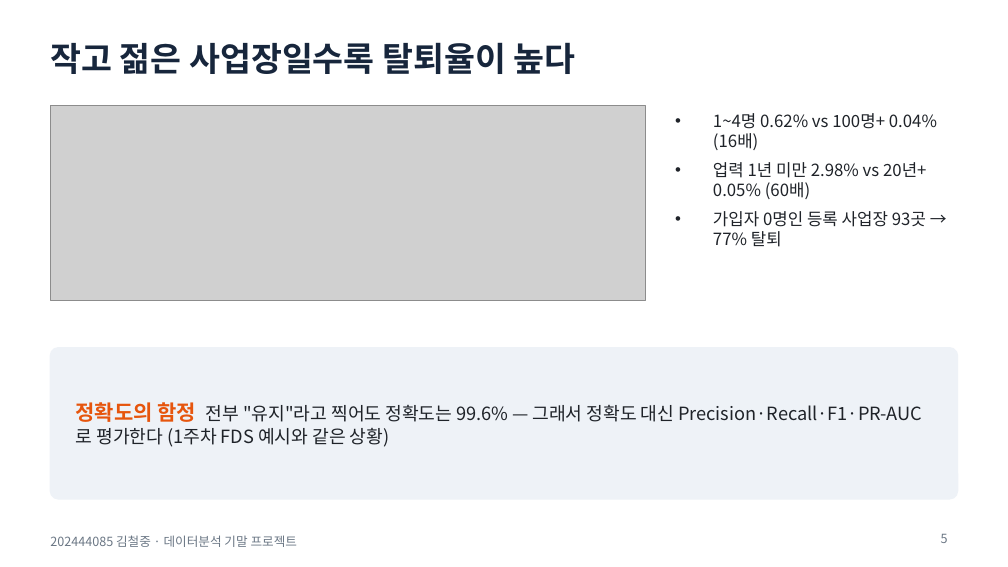
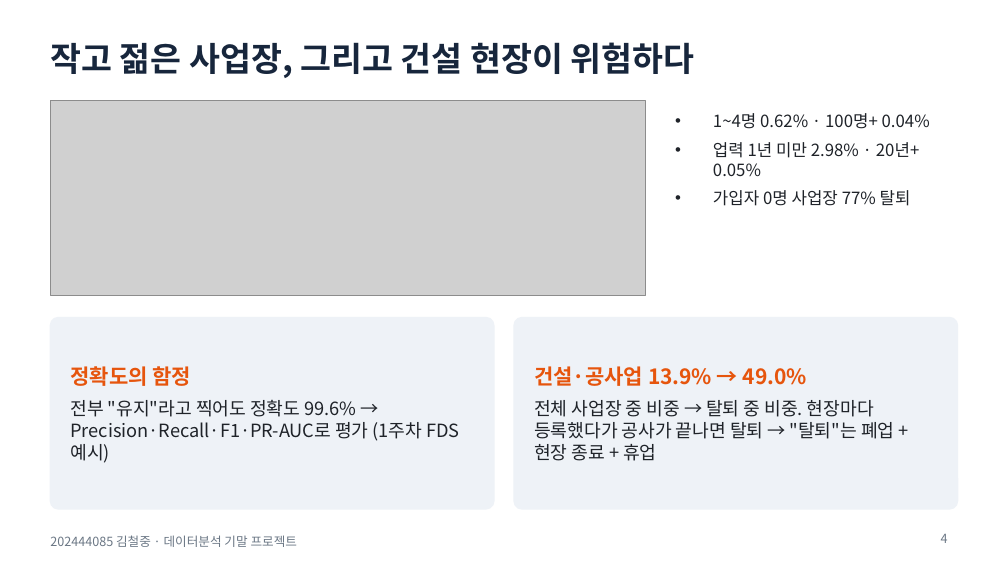
Before and after one commit to cholin3721/NPS-Workplace-Exit-Prediction, a slide deck: slide 4 of docs/202444085_김철중_기말프로젝트_발표.pptx (slide 5 before the commit). Drawn at 1008x567 pixels with LibreOffice and Linux fonts; fonts in the diff are those of the drawing; grey boxes stand for pictures. Boxes give left, top, right and bottom in pixels: in the first picture for what was removed or moved away, otherwise in the second. Text is boxed around its words. In the diff, an @@ line names an element or a change of style, - is before the commit and + after.

```diff
--- a/docs/202444085_김철중_기말프로젝트_발표.pptx
+++ b/docs/202444085_김철중_기말프로젝트_발표.pptx
@@ title at [50, 42, 695, 78]: text changed @@
-작고 젊은 사업장일수록 탈퇴율이 높다
+작고 젊은 사업장, 그리고 건설 현장이 위험하다
@@ picture: place and size @@
-picture at [50, 106, 645, 300]
+picture at [50, 101, 645, 295]
@@ text at [713, 113, 930, 206]: text changed @@
-• 1~4명 0.62% vs 100명+ 0.04% (16배)
-• 업력 1년 미만 2.98% vs 20년+ 0.05% (60배)
-• 가입자 0명인 등록 사업장 93곳 → 77% 탈퇴
+• 1~4명 0.62% · 100명+ 0.04%
+• 업력 1년 미만 2.98% · 20년+ 0.05%
+• 가입자 0명 사업장 77% 탈퇴
@@ rounded rectangle: place and size @@
-rounded rectangle at [50, 348, 958, 499]
+rounded rectangle at [50, 318, 494, 509]
@@ rounded rectangle at [50, 318, 494, 509]: proportions changed @@
@@ rounded rectangle added at [514, 318, 958, 509], fill #EEF2F7, outline #EEF2F7 1 pt @@
@@ text at [71, 366, 459, 463]: text changed @@
-정확도의 함정 전부 "유지"라고 찍어도 정확도는 99.6% — 그래서 정확도 대신 Precision·Recall·F1·PR-AUC로 평가한다 (1주차 FDS 예시와 같은 상황)
+정확도의 함정
+전부 "유지"라고 찍어도 정확도 99.6% → Precision·Recall·F1·PR-AUC로 평가 (1주차 FDS 예시)
@@ text added at [534, 366, 894, 461], 13 pt, text #1F2329 @@
+건설·공사업 13.9% → 49.0%
+전체 사업장 중 비중 → 탈퇴 중 비중. 현장마다 등록했다가 공사가 끝나면 탈퇴 → "탈퇴"는 폐업 + 현장 종료 + 휴업
@@ page number at [941, 534, 948, 543]: text changed @@
-5
+4
```
Also in this commit, not shown: 8 other slides changed, 1 slide added, 3 slides removed, 23 other files.
